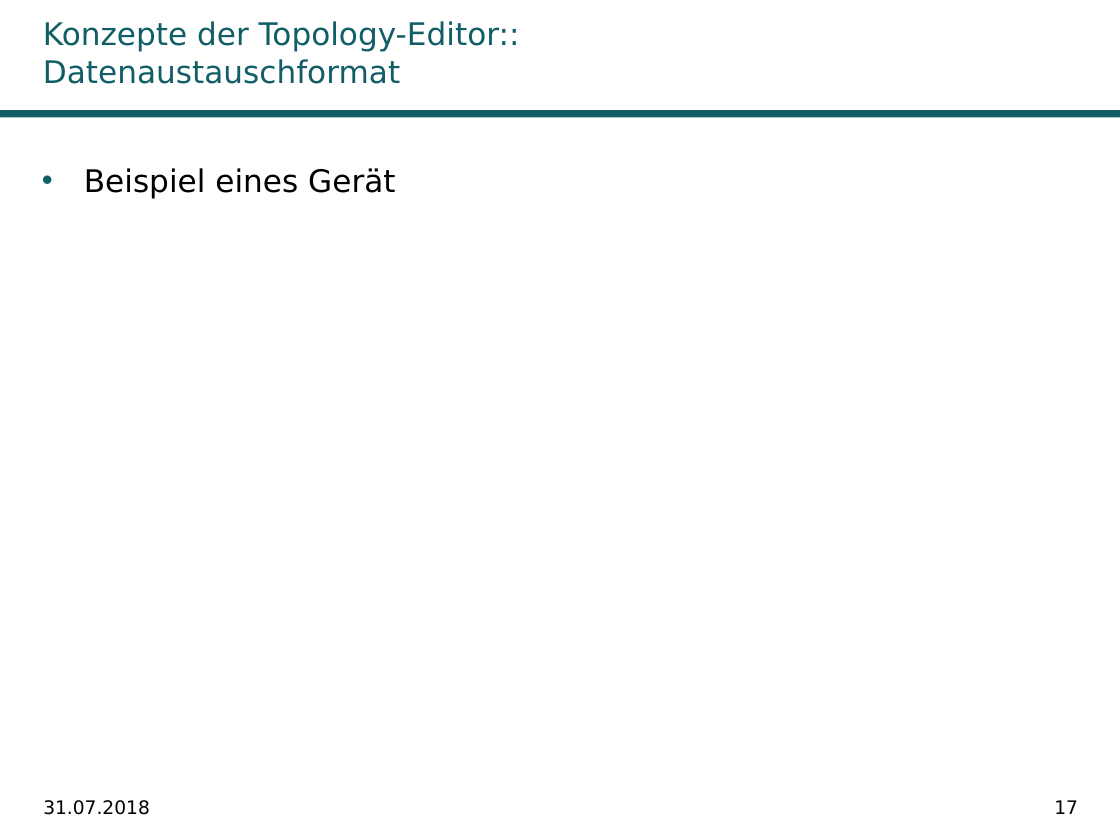
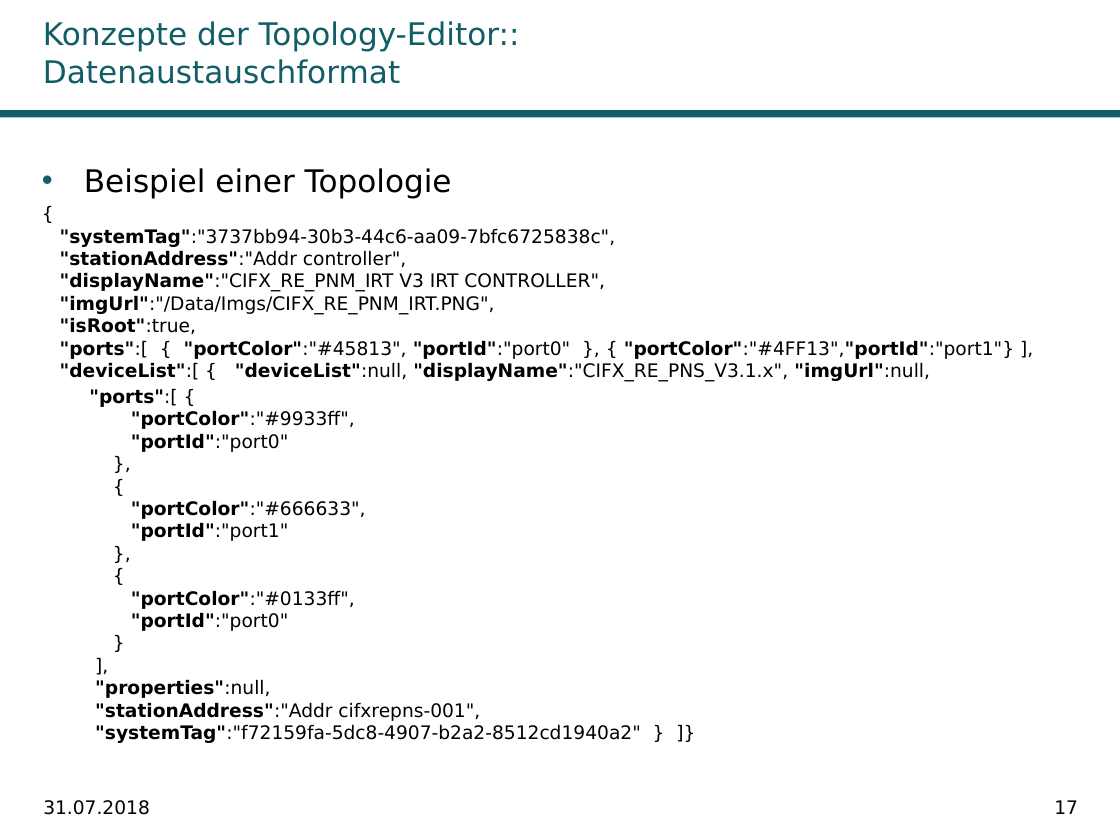
Before and after one commit to Ghislain1/zoe-fb-app, a slide deck: slide 17 of __Master-Abschlussarbeit.pptx. Drawn at 1120x840 pixels with LibreOffice and Linux fonts; fonts in the diff are those of the drawing; background and template pictures are left out. Boxes give left, top, right and bottom in pixels: in the first picture for what was removed or moved away, otherwise in the second. Text is boxed around its words. In the diff, an @@ line names an element or a change of style, - is before the commit and + after.

```diff
--- a/__Master-Abschlussarbeit.pptx
+++ b/__Master-Abschlussarbeit.pptx
@@ text at bbox=[60, 168, 1014, 743]: text changed; size 20 to 12 pt @@
-• Beispiel eines Gerät
+• Beispiel einer Topologie
+{
+"systemTag":"3737bb94-30b3-44c6-aa09-7bfc6725838c",
+"stationAddress":"Addr controller",
+"displayName":"CIFX_RE_PNM_IRT V3 IRT CONTROLLER",
+"imgUrl":"/Data/Imgs/CIFX_RE_PNM_IRT.PNG",
+"isRoot":true,
+"ports":[ { "portColor":"#45813", "portId":"port0" }, { "portColor":"#4FF13","portId":"port1"} ],
+"deviceList":[ { "deviceList":null, "displayName":"CIFX_RE_PNS_V3.1.x", "imgUrl":null,
+"ports":[ {
+"portColor":"#9933ff",
+"portId":"port0"
+},
+{
+"portColor":"#666633",
+"portId":"port1"
+},
+{
+"portColor":"#0133ff",
+"portId":"port0"
+}
+],
+"properties":null,
+"stationAddress":"Addr cifxrepns-001",
+"systemTag":"f72159fa-5dc8-4907-b2a2-8512cd1940a2" } ]}
```
Also in this commit, not shown: 1 other slide changed, 3 other files.
